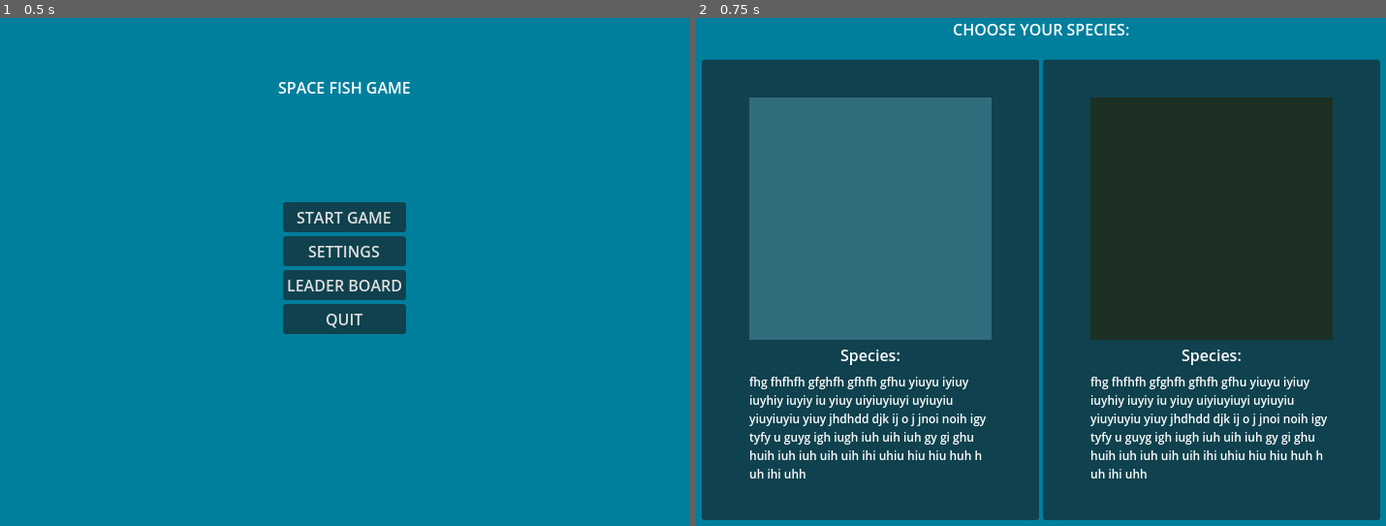
Above: before the commit, frames 1-2 (left to right).
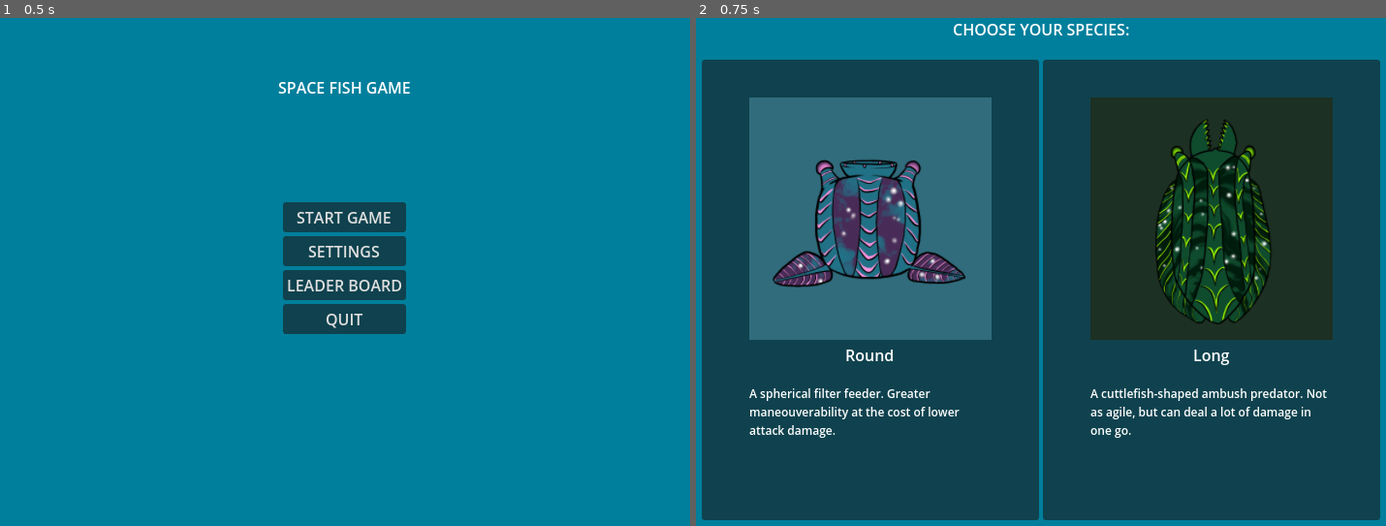
Above: after the commit, the same moments.

Repository: CatNine9/FishGame
Game: Godot game, scene res://UI/MainMenu.tscn
Two runs of this game, one before a commit and one after it. Both use one fixed random seed, a clock stepped at 60 frames per second and the inputs below.
Inputs:
- Up to frame 1 (0.5 s): no input
- Up to frame 2 (0.75 s): click "START GAME" at 0.5 s

Frame 1 is identical in both runs. In frame 2, 11% of the frame differs, in the area x 7-92%, y 20-91%.

Commit message:
Species select screen now uses species autoload and child scripts for information to display.

Diff:
--- a/FishGame/Species/species.gd
+++ b/FishGame/Species/species.gd
@@ -33,9 +33,11 @@
 	loaded_species_sprite = species_1.sprite
 	loaded_species_description = species_1.description
 	loaded_species_theme_colour = species_1.theme_colour
+	print("Species 1 loaded")
 
 func load_species_2():
 	loaded_species_name = species_2.species_name
 	loaded_species_sprite = species_2.sprite
 	loaded_species_description = species_2.description
 	loaded_species_theme_colour = species_2.theme_colour
+	print("Species 2 loaded")
--- a/FishGame/UI/SpeciesSelectMenu.gd
+++ b/FishGame/UI/SpeciesSelectMenu.gd
@@ -1,30 +1,31 @@
 extends Control
 
+@onready var selection_1_name = $Control2/HBoxContainer/TextureButton/Species1Vbox/SpeciesNameLabel
+@onready var selection_2_name = $Control2/HBoxContainer/TextureButton2/Species2Vbox/SpeciesNameLabel
 
-var selection_1_sprite = null
-var selection_1_rect_colour = Vector3(0, 0, 0)
-var selection_1_name = ""
-var selection_1_desc = ""
+@onready var selection_1_sprite = $Control2/HBoxContainer/TextureButton/Species1Vbox/ColorRect/CenterContainer/Node2D/SpeciesSprite
+@onready var selection_2_sprite = $Control2/HBoxContainer/TextureButton2/Species2Vbox/ColorRect/CenterContainer/Node2D/SpeciesSprite
 
-var selection_2_sprite = null
-var selection_2_rect_colour = Vector3(0, 0, 0)
-var selection_2_name = ""
-var selection_2_desc = ""
+@onready var selection_1_rect_colour = $Control2/HBoxContainer/TextureButton/Species1Vbox/ColorRect
+@onready var selection_2_rect_colour = $Control2/HBoxContainer/TextureButton2/Species2Vbox/ColorRect
+
+@onready var selection_1_desc = $Control2/HBoxContainer/TextureButton/Species1Vbox/SpeciesDescLabel
+@onready var selection_2_desc = $Control2/HBoxContainer/TextureButton2/Species2Vbox/SpeciesDescLabel
 
 
 
 func _ready():
 	Species.load_species_1()
-	Species.loaded_species_name = selection_1_name
-	Species.loaded_species_sprite = selection_1_sprite
-	Species.loaded_species_theme_colour = selection_1_rect_colour
-	Species.loaded_species_description = selection_1_desc
+	selection_1_name.text = Species.loaded_species_name
+	selection_1_sprite.texture = Species.loaded_species_sprite
+	selection_1_rect_colour = Color(Species.loaded_species_theme_colour.x, Species.loaded_species_theme_colour.y, Species.loaded_species_theme_colour.z, 1)
+	selection_1_desc.text = Species.loaded_species_description
 
 	Species.load_species_2()
-	Species.loaded_species_name = selection_2_name
-	Species.loaded_species_sprite = selection_2_sprite
-	Species.loaded_species_theme_colour = selection_2_rect_colour
-	Species.loaded_species_description = selection_2_desc
+	selection_2_name.text = Species.loaded_species_name
+	selection_2_sprite.texture = Species.loaded_species_sprite
+	selection_2_rect_colour = Color(Species.loaded_species_theme_colour.x, Species.loaded_species_theme_colour.y, Species.loaded_species_theme_colour.z, 1)
+	selection_2_desc.text = Species.loaded_species_description
 
 
 
--- a/FishGame/UI/SpeciesSelectMenu.tscn
+++ b/FishGame/UI/SpeciesSelectMenu.tscn
@@ -130,6 +130,7 @@
 [node name="TextureButton2" type="Button" parent="Control2/HBoxContainer"]
 layout_mode = 2
 size_flags_horizontal = 3
+toggle_mode = true
 
 [node name="Species2Vbox" type="VBoxContainer" parent="Control2/HBoxContainer/TextureButton2"]
 layout_mode = 1
